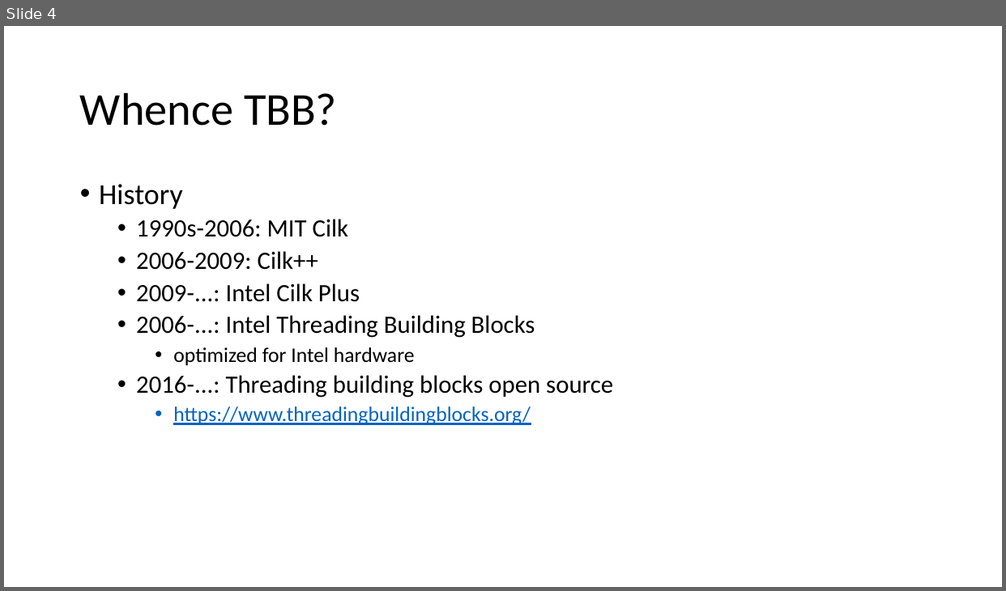
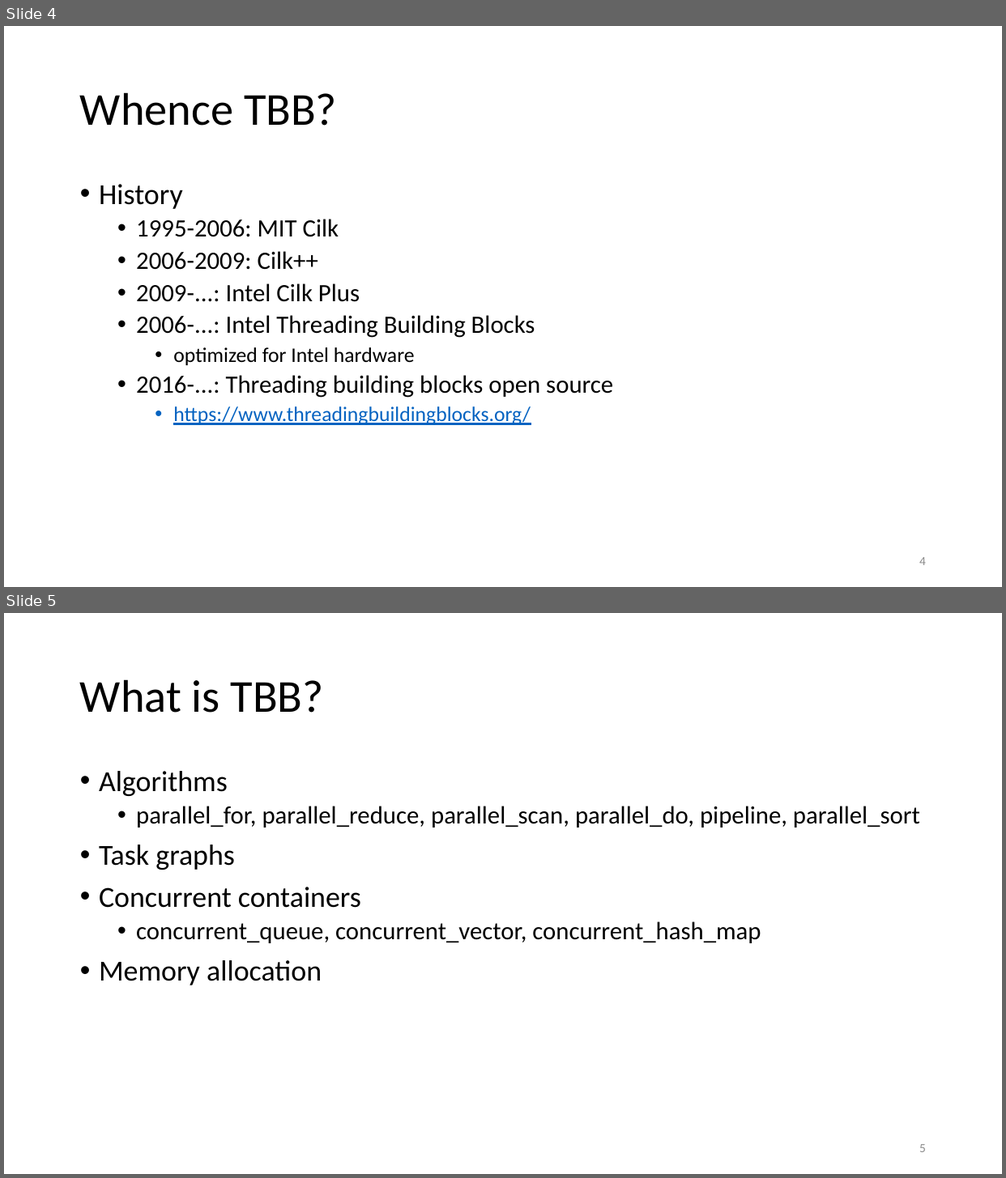
Before and after one commit to gjbex/training-material, a slide deck: CPlusPlus/Tbb/tbb.pptx. Shown one above the other, each under a label of ours: slide 4 before the commit, slides 4 and 5 after it. The pictures are 1006x591 and 1006x1178 pixels, drawn with LibreOffice and Linux fonts; fonts in the diff are those of the drawing. Boxes give left, top, right and bottom in pixels: in the first picture for what was removed or moved away, otherwise in the second. Text is boxed around its words. In the diff, an @@ line names an element or a change of style, - is before the commit and + after.

```diff
--- a/CPlusPlus/Tbb/tbb.pptx
+++ b/CPlusPlus/Tbb/tbb.pptx
@@ slide 5 added at box(4, 613, 1002, 1174), background #FFFFFF @@
@@ title added at box(80, 679, 324, 713), 44 pt, text #000000 @@
+What is TBB?
@@ text added at box(99, 771, 920, 986), 24 pt, text #000000 @@
+• Algorithms
+  • parallel_for, parallel_reduce, parallel_scan, parallel_do, pipeline, parallel_sort
+• Task graphs
+• Concurrent containers
+  • concurrent_queue, concurrent_vector, concurrent_hash_map
+• Memory allocation
@@ page number added at box(919, 1144, 926, 1152), 12 pt, text #8C8C8C @@
+5
@@ slide 4 changed as well @@
@@ text at box(136, 219, 339, 237): text changed @@
-  • 1990s-2006: MIT Cilk
+  • 1995-2006: MIT Cilk
@@ page number added at box(919, 557, 926, 565), 12 pt, text #8C8C8C @@
+4
```
Also in this commit, not shown: 3 other slides changed, 7 other slides added.
